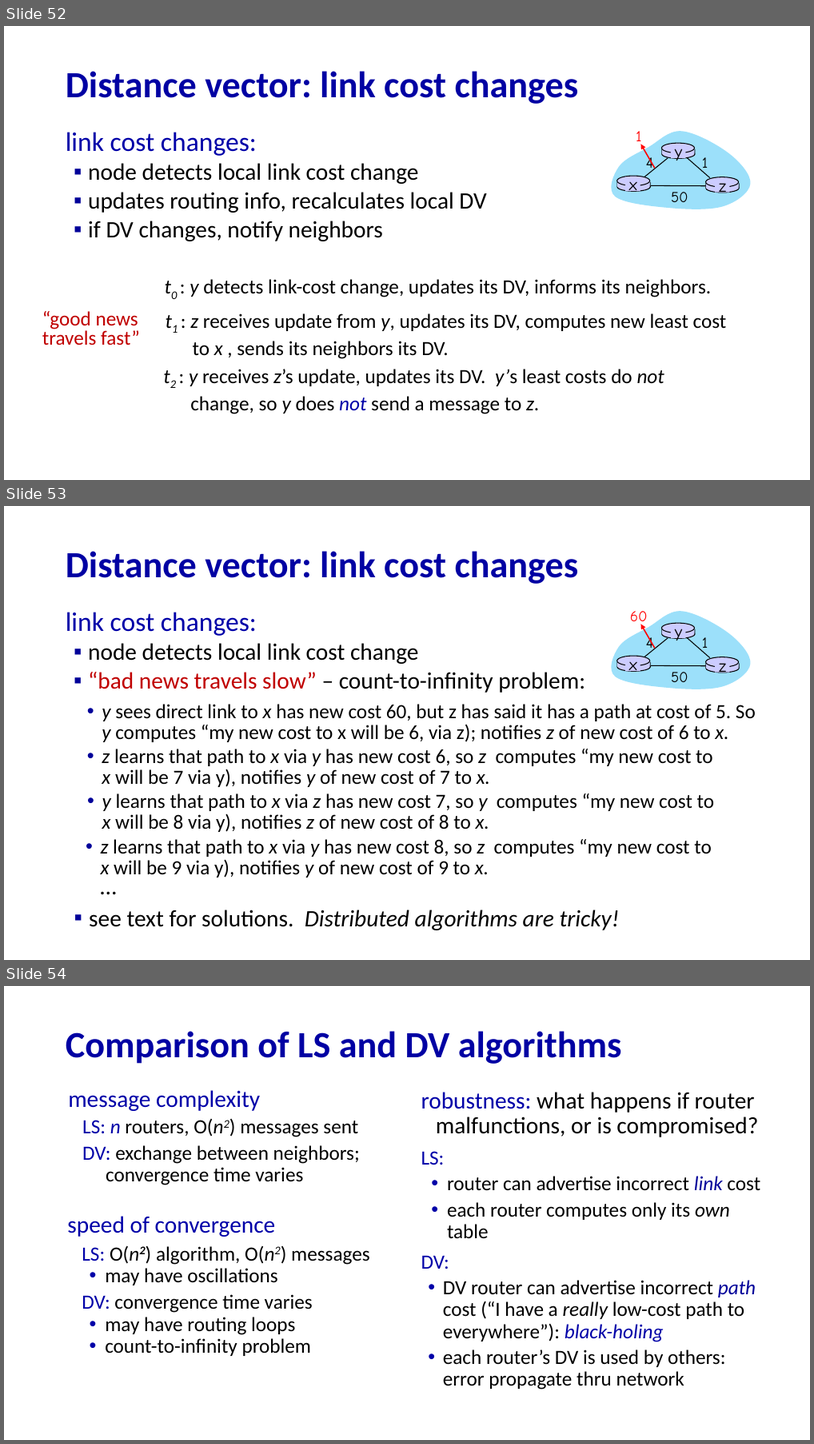
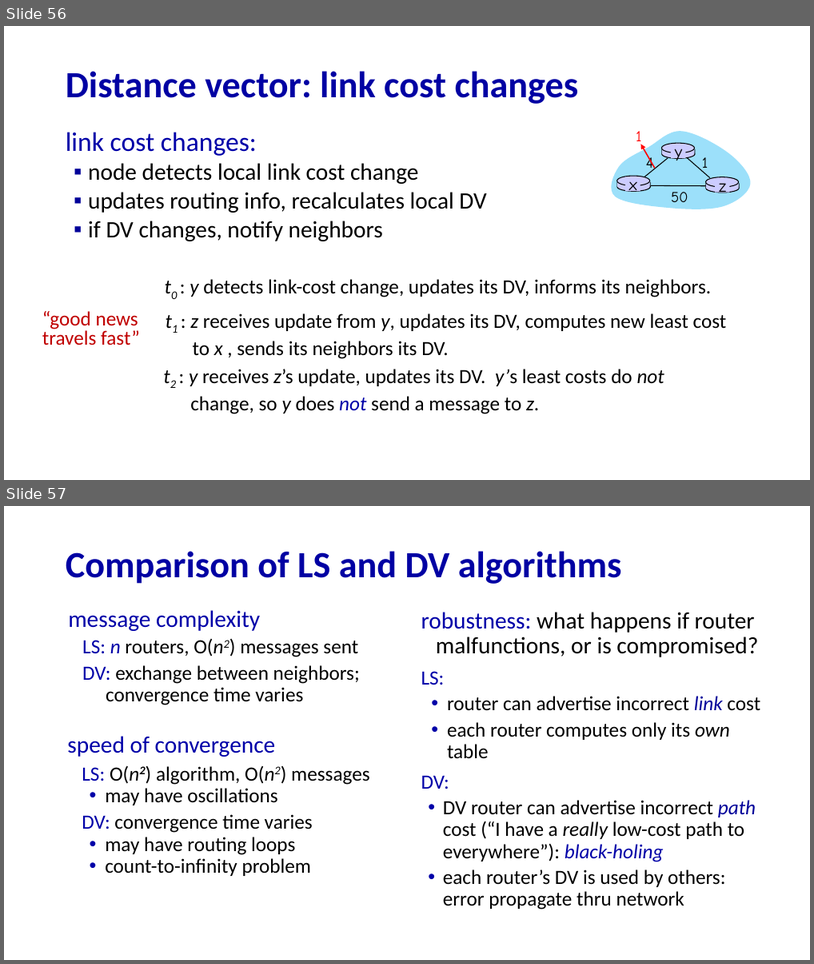
Before and after one commit to guhofstra/CSC175, a slide deck: PPTs/5.1 5.2 Control Plan Routing Protocols.pptx. Shown one above the other, each under a label of ours: slides 52, 53 and 54 before the commit, slides 56 and 57 after it. The pictures are 814x1444 and 814x964 pixels, drawn with LibreOffice and Linux fonts; fonts in the diff are those of the drawing. Boxes give left, top, right and bottom in pixels: in the first picture for what was removed or moved away, otherwise in the second. Text is boxed around its words. In the diff, an @@ line names an element or a change of style, - is before the commit and + after.

```diff
--- a/PPTs/5.1 5.2 Control Plan Routing Protocols.pptx
+++ b/PPTs/5.1 5.2 Control Plan Routing Protocols.pptx
@@ slide 53 removed at box(4, 506, 810, 960), background #FFFFFF @@
@@ title removed at box(66, 551, 579, 584) @@
-Distance vector: link cost changes
@@ text removed at box(66, 612, 586, 692) @@
-link cost changes:
-▪ node detects local link cost change
-▪ “bad news travels slow” – count-to-infinity problem:
@@ group removed at box(607, 610, 752, 691): 7 texts, 6 ellipses, 6 lines, 6 rectangles, 4 freeform shapes, 1 arrow @@
-x
-z
-1
-4
-50
-y
-60
@@ text removed at box(102, 704, 756, 742) @@
-• y sees direct link to x has new cost 60, but z has said it has a path at cost of 5. So y computes “my new cost to x will be 6, via z); notifies z of new cost of 6 to x.
@@ text removed at box(102, 748, 714, 787) @@
-• z learns that path to x via y has new cost 6, so z computes “my new cost to x will be 7 via y), notifies y of new cost of 7 to x.
@@ text removed at box(102, 793, 715, 832) @@
-• y learns that path to x via z has new cost 7, so y computes “my new cost to x will be 8 via y), notifies z of new cost of 8 to x.
@@ text removed at box(101, 839, 712, 877) @@
-• z learns that path to x via y has new cost 8, so z computes “my new cost to x will be 9 via y), notifies y of new cost of 9 to x.
@@ text removed at box(94, 868, 122, 903) @@
-…
@@ text removed at box(89, 909, 620, 930) @@
-▪ see text for solutions. Distributed algorithms are tricky!
@@ what was slide 52 is now slide 56 @@
@@ what was slide 54 is now slide 57 @@
```
Also in this commit, not shown: 4 slides added, 4 other files.
